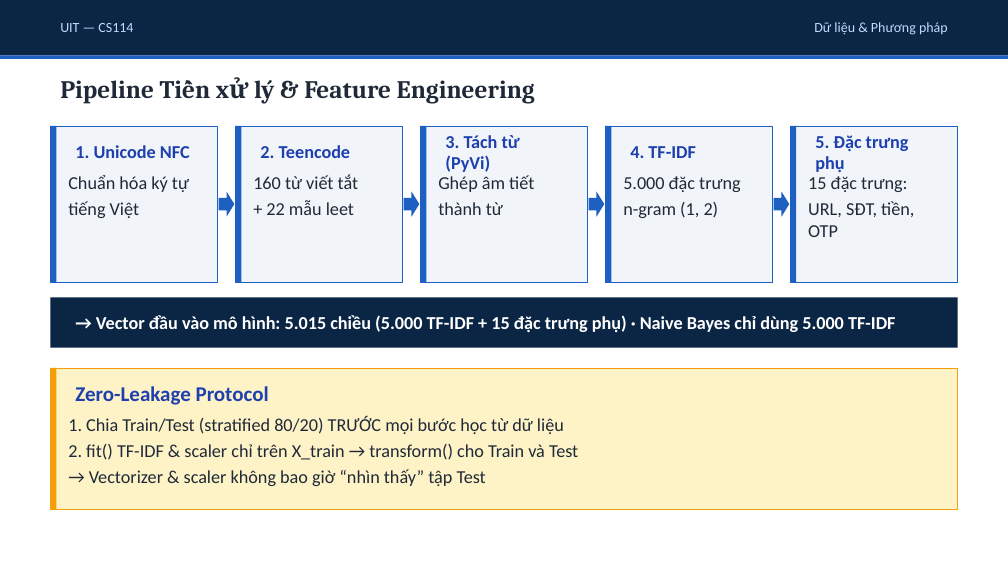
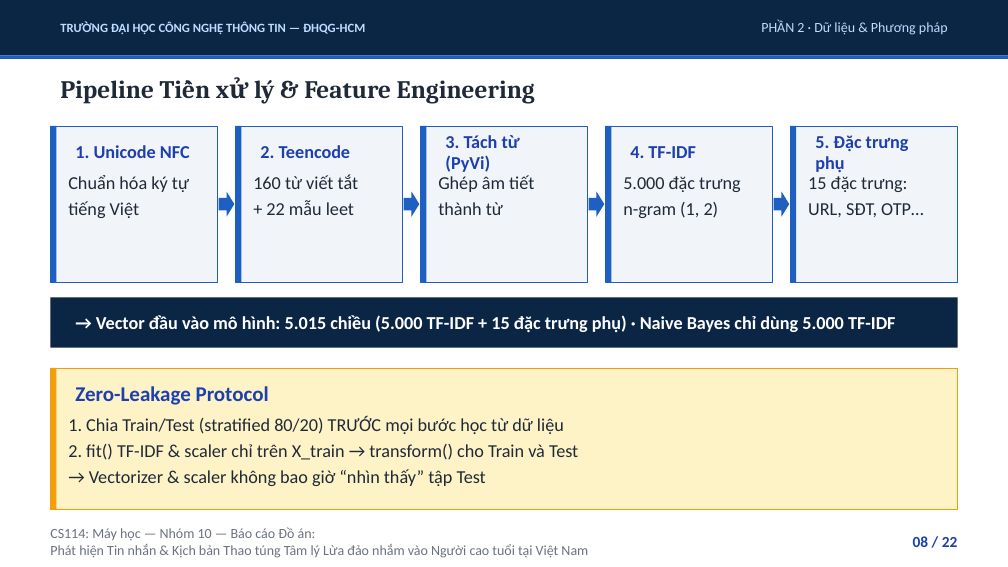
Before and after one commit to uit-25730067-chithanh/CS114-Team10-Elderly-Scam-Detection, a slide deck: slide 8 of draft/scam-detection/reports/slides/phase09_presentation.pptx (slide 7 before the commit). Drawn at 1008x567 pixels with LibreOffice and Linux fonts; fonts in the diff are those of the drawing. Boxes give left, top, right and bottom in pixels: in the first picture for what was removed or moved away, otherwise in the second. Text is boxed around its words. In the diff, an @@ line names an element or a change of style, - is before the commit and + after.

```diff
--- a/draft/scam-detection/reports/slides/phase09_presentation.pptx
+++ b/draft/scam-detection/reports/slides/phase09_presentation.pptx
@@ text at [60, 21, 365, 34]: text changed; size 10 to 9 pt; bold on @@
-UIT — CS114
+TRƯỜNG ĐẠI HỌC CÔNG NGHỆ THÔNG TIN — ĐHQG-HCM
@@ text at [761, 20, 948, 35]: text changed @@
-Dữ liệu & Phương pháp
+PHẦN 2 · Dữ liệu & Phương pháp
@@ text at [808, 203, 923, 217]: text changed @@
-URL, SĐT, tiền, OTP
+URL, SĐT, OTP…
@@ text added at [50, 527, 588, 558], 10 pt, text #6B7280 @@
+CS114: Máy học — Nhóm 10 — Báo cáo Đồ án:
+Phát hiện Tin nhắn & Kịch bản Thao túng Tâm lý Lừa đảo nhắm vào Người cao tuổi tại Việt Nam
@@ text added at [913, 536, 958, 547], 11 pt, text #1E40AF, bold @@
+08 / 22
```
Also in this commit, not shown: 17 other slides changed, 4 slides added, 2 slides removed, 2 other files.
